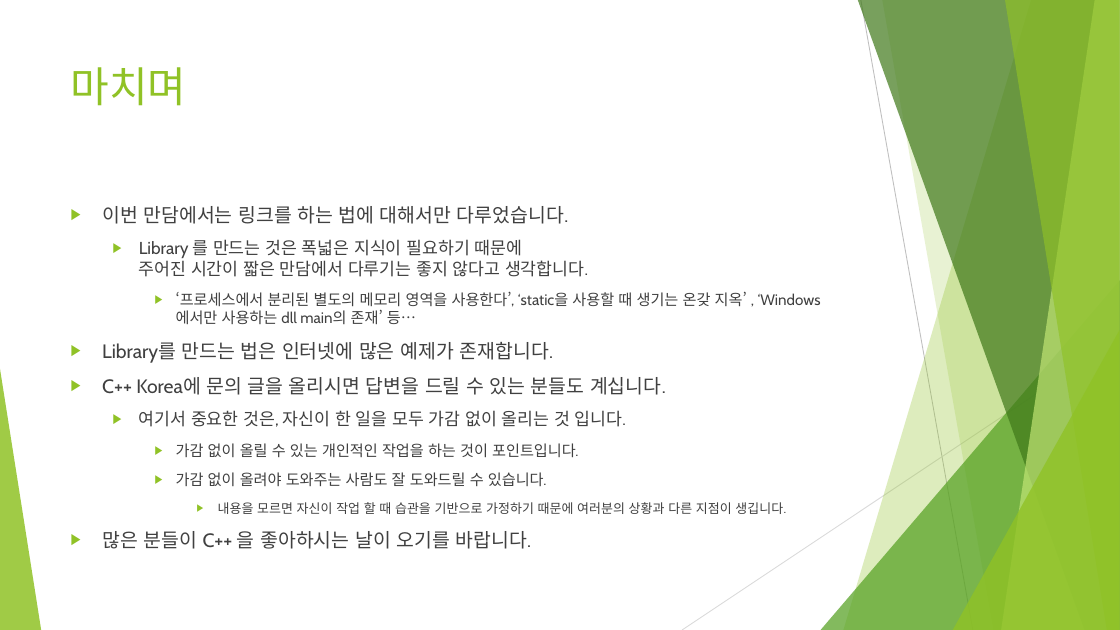
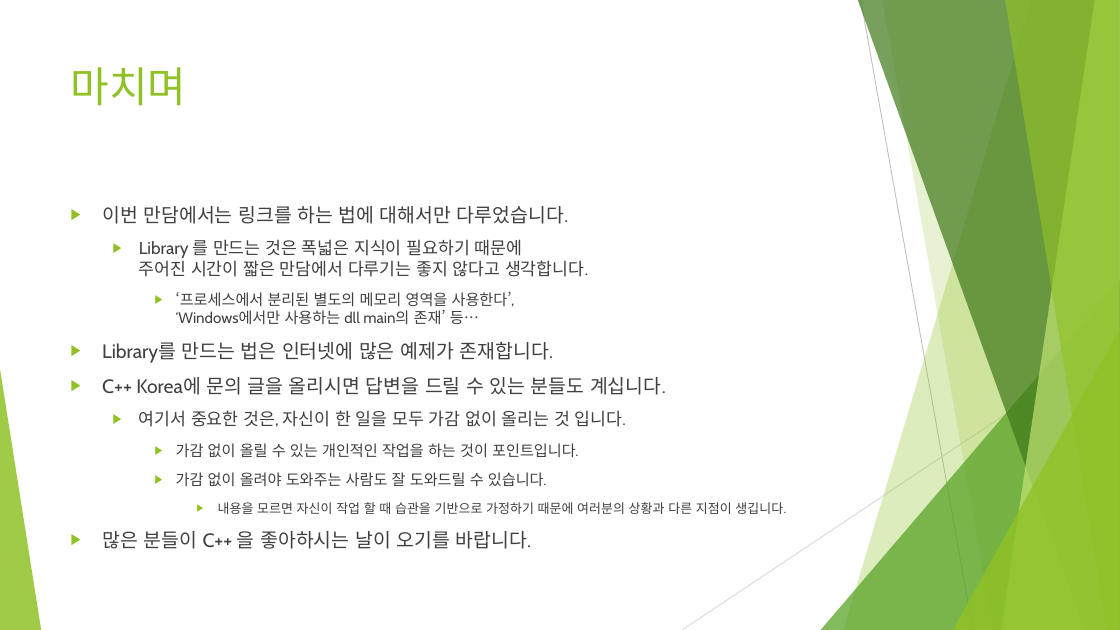
Before and after one commit to EavanKim/LibraryLinkExample, a slide deck: slide 16 of Visual Studio에서 라이브러리 연동하기.pptx. Drawn at 1120x630 pixels with LibreOffice and Linux fonts; fonts in the diff are those of the drawing. Boxes give left, top, right and bottom in pixels: in the first picture for what was removed or moved away, otherwise in the second. Text is boxed around its words. In the diff, an @@ line names an element or a change of style, - is before the commit and + after.

Commit message:
Update Visual Studio에서 라이브러리 연동하기.pptx
문구 수정

```diff
--- a/Visual Studio에서 라이브러리 연동하기.pptx
+++ b/Visual Studio에서 라이브러리 연동하기.pptx
@@ text at bbox=[176, 291, 515, 324]: text changed @@
-    ▶ ‘프로세스에서 분리된 별도의 메모리 영역을 사용한다’, ‘static을 사용할 때 생기는 온갖 지옥’ , ‘Windows에서만 사용하는 dll main의 존재’ 등…
+    ▶ ‘프로세스에서 분리된 별도의 메모리 영역을 사용한다’,
+      ‘Windows에서만 사용하는 dll main의 존재’ 등…
```
Also in this commit, not shown: 3 other slides changed.
